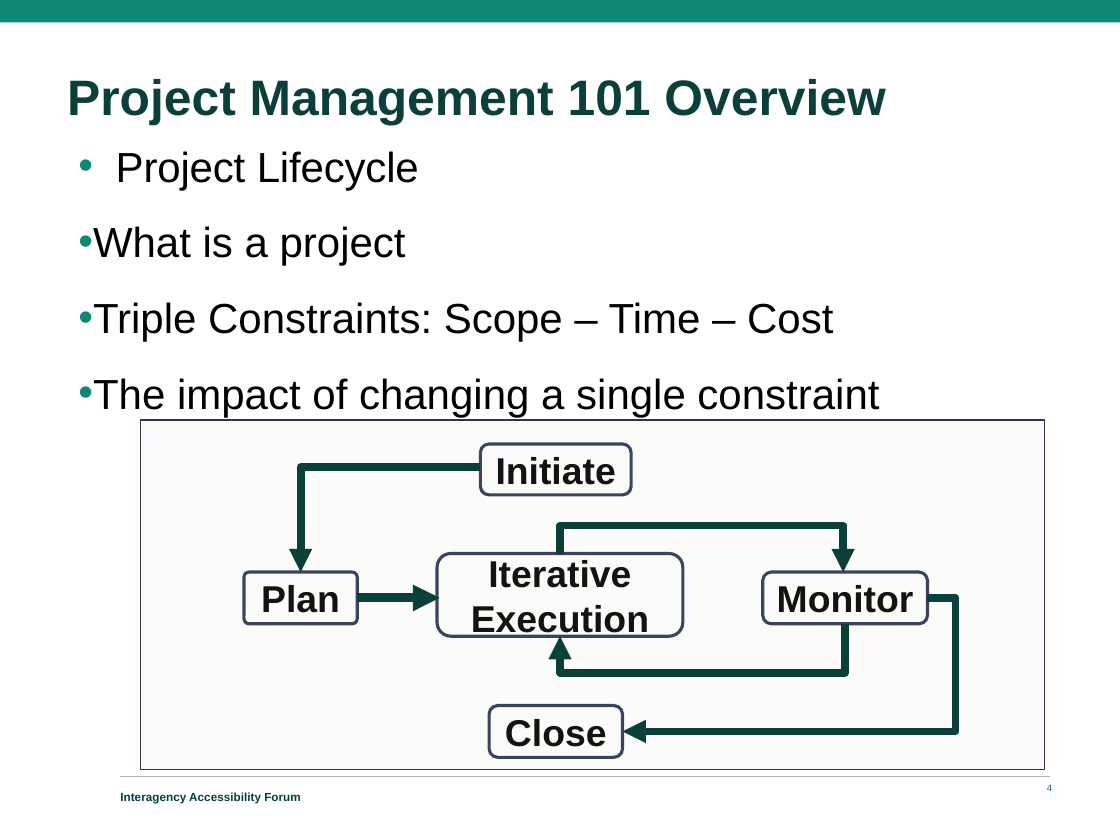
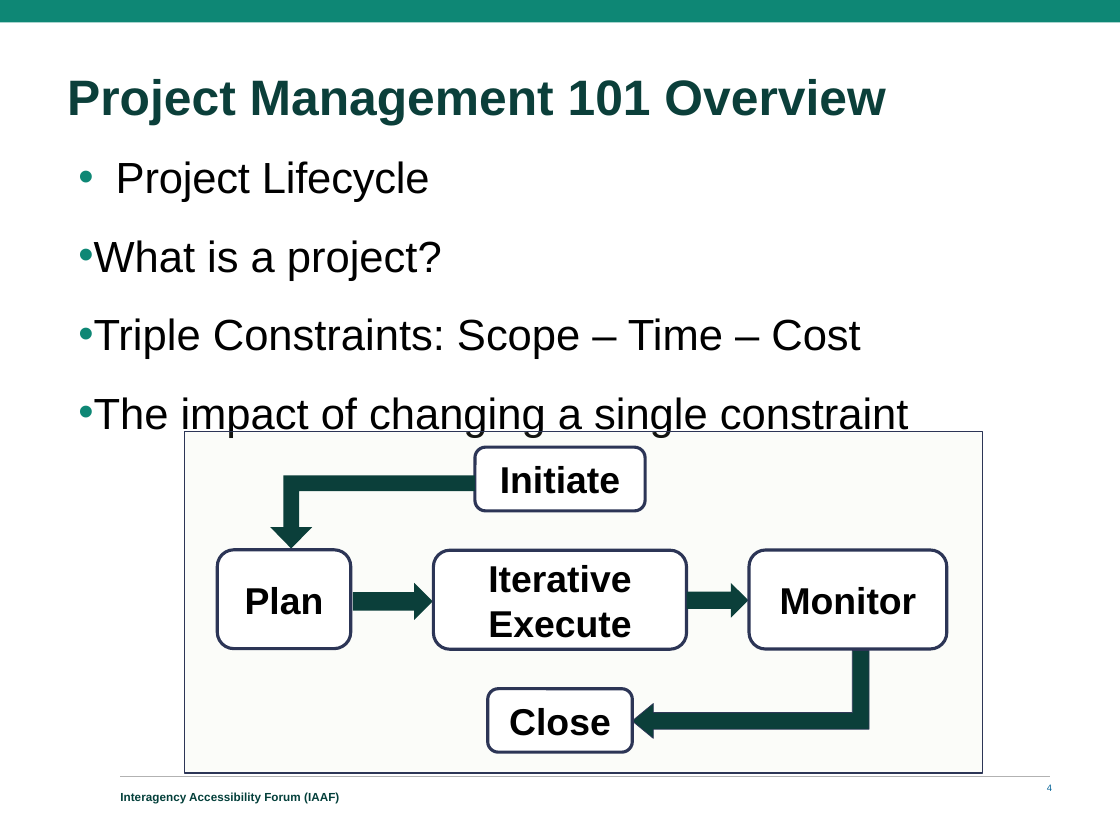
Before and after one commit to GSA/Section508.gov, a slide deck: slide 4 of assets/files/iaaf/2025/IAAF-2025-Enhancing-Your-Section-508-Assessment.pptx. Drawn at 1120x840 pixels with LibreOffice and Linux fonts; fonts in the diff are those of the drawing; background and template pictures are left out. Boxes give left, top, right and bottom in pixels: in the first picture for what was removed or moved away, otherwise in the second. Text is boxed around its words. In the diff, an @@ line names an element or a change of style, - is before the commit and + after.

Commit message:
Update IAAF files, PM List

```diff
--- a/assets/files/iaaf/2025/IAAF-2025-Enhancing-Your-Section-508-Assessment.pptx
+++ b/assets/files/iaaf/2025/IAAF-2025-Enhancing-Your-Section-508-Assessment.pptx
@@ text "Project Lifecycle": place and size @@
-text "Project Lifecycle" at bbox=[78, 151, 879, 417]
+text "Project Lifecycle" at bbox=[78, 161, 909, 438]
@@ text at bbox=[78, 161, 909, 438]: size 27 to 28 pt in "Project Lifecycle", "Triple Constraints: Scope – Time – Cost", "The impact of changing a single constraint" @@
@@ text at bbox=[78, 240, 442, 281]: text changed; size 27 to 28 pt @@
-• What is a project
+• What is a project?
@@ rectangle: place and size @@
-rectangle at bbox=[141, 420, 1045, 769]
+rectangle at bbox=[185, 432, 983, 774]
@@ rounded rectangle "Initiate": place and size @@
-rounded rectangle "Initiate" at bbox=[480, 444, 632, 494]
+rounded rectangle "Initiate" at bbox=[475, 447, 645, 511]
@@ bent up arrow added at bbox=[270, 475, 475, 548], fill #0B3F3A @@
@@ rounded rectangle "Plan": place and size @@
-rounded rectangle "Plan" at bbox=[244, 572, 357, 624]
+rounded rectangle "Plan" at bbox=[217, 550, 351, 648]
@@ rounded rectangle "Plan" at bbox=[217, 550, 351, 648]: proportions changed @@
@@ rounded rectangle "Iterative Execute": place and size @@
-rounded rectangle "Iterative Execute" at bbox=[437, 553, 682, 636]
+rounded rectangle "Iterative Execute" at bbox=[433, 550, 687, 648]
@@ text in rounded rectangle at bbox=[488, 565, 631, 638]: text changed @@
-Iterative Execution
+Iterative Execute
@@ rounded rectangle "Monitor": place and size @@
-rounded rectangle "Monitor" at bbox=[763, 572, 927, 624]
+rounded rectangle "Monitor" at bbox=[749, 550, 948, 648]
@@ right arrow added at bbox=[353, 582, 432, 619], fill #0B3F3A @@
@@ group removed at bbox=[300, 467, 955, 731]: 4 elbow arrows, 1 arrow @@
@@ right arrow added at bbox=[687, 582, 748, 617], fill #0B3F3A @@
@@ bent up arrow added at bbox=[632, 650, 869, 738], fill #0B3F3A, outline #2D3657 0.5 pt @@
@@ rounded rectangle "Close": place and size @@
-rounded rectangle "Close" at bbox=[489, 706, 623, 757]
+rounded rectangle "Close" at bbox=[487, 689, 632, 753]
@@ text at bbox=[120, 792, 339, 803]: text changed @@
-Interagency Accessibility Forum
+Interagency Accessibility Forum (IAAF)
```
Also in this commit, not shown: 22 other slides changed, 1 slide removed, 2 other files.
